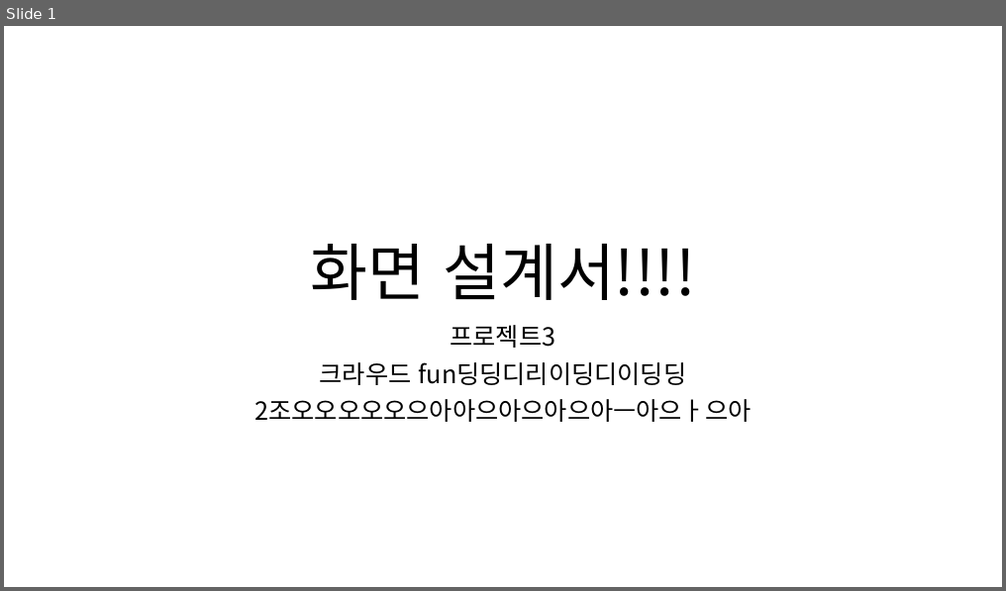
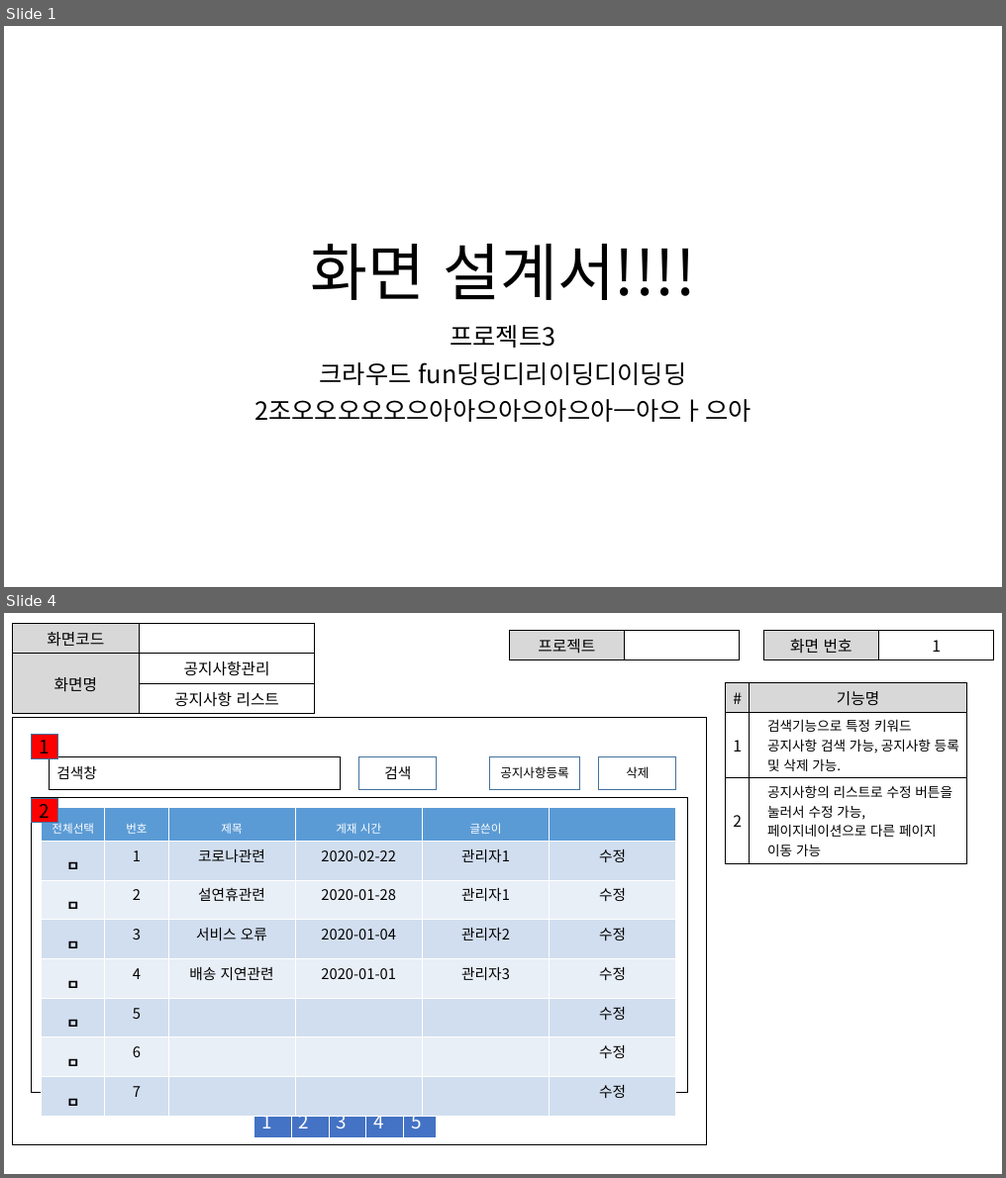
Before and after one commit to ezenteam2/RentalEquip, a slide deck: 0 발표용 파워포인트/0327 4차발표/0327 project04 - 파워포인트 - 형준.pptx. Shown one above the other, each under a label of ours: slide 1 before the commit, slides 1 and 4 after it; the slides between them are not shown. The pictures are 1006x591 and 1006x1178 pixels, drawn with LibreOffice and Linux fonts; fonts in the diff are those of the drawing. Boxes give left, top, right and bottom in pixels: in the first picture for what was removed or moved away, otherwise in the second. Text is boxed around its words. In the diff, an @@ line names an element or a change of style, - is before the commit and + after.

```diff
--- a/0 발표용 파워포인트/0327 4차발표/0327 project04 - 파워포인트 - 형준.pptx
+++ b/0 발표용 파워포인트/0327 4차발표/0327 project04 - 파워포인트 - 형준.pptx
@@ slide 4 added at box(4, 613, 1002, 1174), background #FFFFFF @@
@@ table added at box(12, 624, 315, 711), 3 rows, 2 columns @@
+화면코드 | 
+화면명 | 공지사항관리
+ | 공지사항 리스트
@@ table added at box(509, 630, 740, 658), 1 rows, 2 columns @@
+프로젝트 | 
@@ table added at box(764, 630, 994, 657), 1 rows, 2 columns @@
+화면 번호 | 1
@@ table added at box(726, 682, 967, 861), 3 rows, 2 columns @@
+# | 기능명
+1 | 검색기능으로 특정 키워드 공지사항 검색 가능, 공지사항 등록 및 삭제 가능.
+2 | 공지사항의 리스트로 수정 버튼을 눌러서 수정 가능, 페이지네이션으로 다른 페이지 이동 가능
@@ rectangle added at box(12, 718, 706, 1146), outline #000000 1 pt @@
@@ rectangle added at box(31, 735, 57, 759), fill #FF0000, outline #43739E 1 pt, 18 pt, text #000000 @@
+1
@@ rectangle added at box(50, 757, 341, 789), outline #000000 1 pt, 14 pt, text #000000 @@
+검색창
@@ rectangle added at box(359, 757, 437, 789), outline #43739E 1 pt, 14 pt, text #000000 @@
+검색
@@ rectangle added at box(490, 757, 580, 789), outline #43739E 1 pt, 12 pt, text #000000 @@
+공지사항등록
@@ rectangle added at box(599, 757, 676, 789), outline #43739E 1 pt, 12 pt, text #000000 @@
+삭제
@@ rectangle added at box(31, 798, 688, 1093), outline #000000 1 pt @@
@@ rectangle added at box(31, 799, 57, 823), fill #FF0000, outline #43739E 1 pt, 18 pt, text #000000 @@
+2
@@ table added at box(42, 808, 678, 1110), 8 rows, 6 columns @@
+전체선택 | 번호 | 제목 | 게재 시간 | 글쓴이 | 
+ㅁ | 1 | 코로나관련 | 2020-02-22 | 관리자1 | 수정
+ㅁ | 2 | 설연휴관련 | 2020-01-28 | 관리자1 | 수정
+ㅁ | 3 | 서비스 오류 | 2020-01-04 | 관리자2 | 수정
+ㅁ | 4 | 배송 지연관련 | 2020-01-01 | 관리자3 | 수정
+ㅁ | 5 |  |  |  | 수정
+ㅁ | 6 |  |  |  | 수정
+ㅁ | 7 |  |  |  | 수정
@@ table added at box(254, 1103, 437, 1138), 1 rows, 5 columns @@
+1 | 2 | 3 | 4 | 5
```
Also in this commit, not shown: 26 other slides added, 3 other files.
